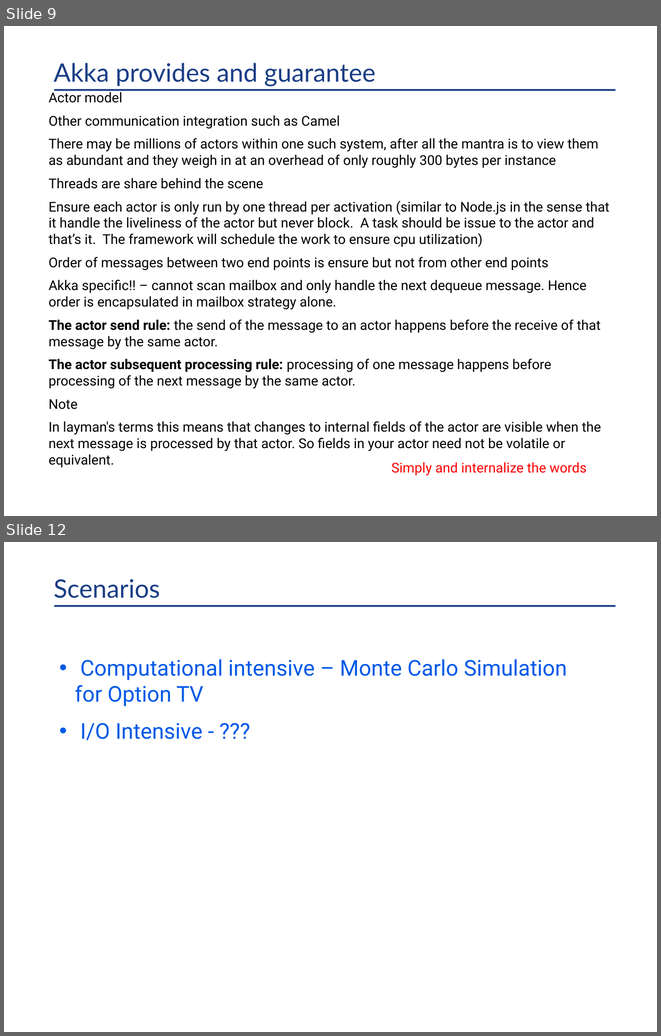
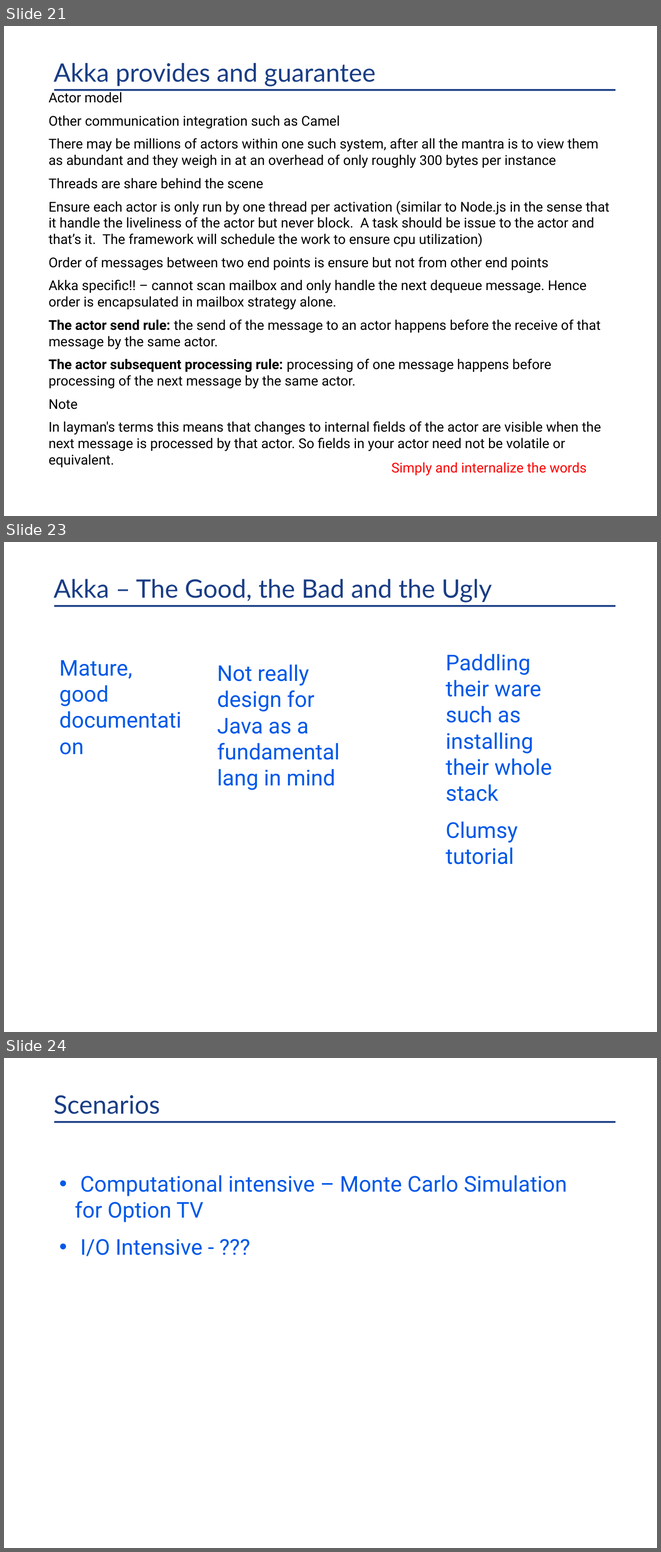
Before and after one commit to kangbiu/akka-tutorial-first-java, a slide deck: docs/In Memory Data Grid Discussion.pptx. Shown one above the other, each under a label of ours: slides 9 and 12 before the commit, slides 21, 23 and 24 after it; the slides between them are not shown. The pictures are 661x1036 and 661x1552 pixels, drawn with LibreOffice and Linux fonts; fonts in the diff are those of the drawing; background and template pictures are left out. Boxes give left, top, right and bottom in pixels: in the first picture for what was removed or moved away, otherwise in the second. Text is boxed around its words. In the diff, an @@ line names an element or a change of style, - is before the commit and + after.

```diff
--- a/docs/In Memory Data Grid Discussion.pptx
+++ b/docs/In Memory Data Grid Discussion.pptx
@@ slide 23 added at bbox=[4, 542, 657, 1032], background #FFFFFF; not listed: 1 template element that a slide beside it also shows @@
@@ title added at bbox=[54, 579, 492, 602], 28 pt, text #193D85 @@
+Akka – The Good, the Bad and the Ugly
@@ text added at bbox=[59, 660, 132, 706], 24 pt, text #0058E9 @@
+Mature, good documentation
@@ text added at bbox=[217, 664, 339, 790], 24 pt, text #0058E9 @@
+Not really design for Java as a fundamental lang in mind
@@ text added at bbox=[445, 654, 552, 864], 24 pt, text #0058E9 @@
+Paddling their ware such as installing their whole stack
+Clumsy tutorial
@@ what was slide 9 is now slide 21 @@
@@ what was slide 12 is now slide 24 @@
```
Also in this commit, not shown: 11 other slides added.
